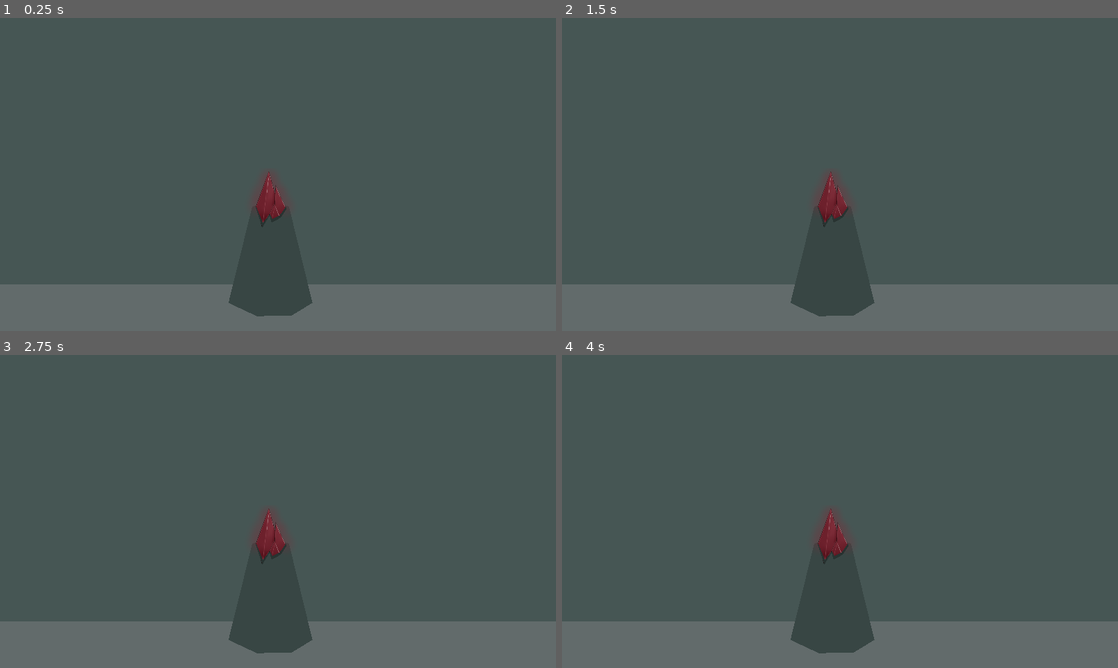
Above: before the commit, frames 1-4 (two rows, left to right).
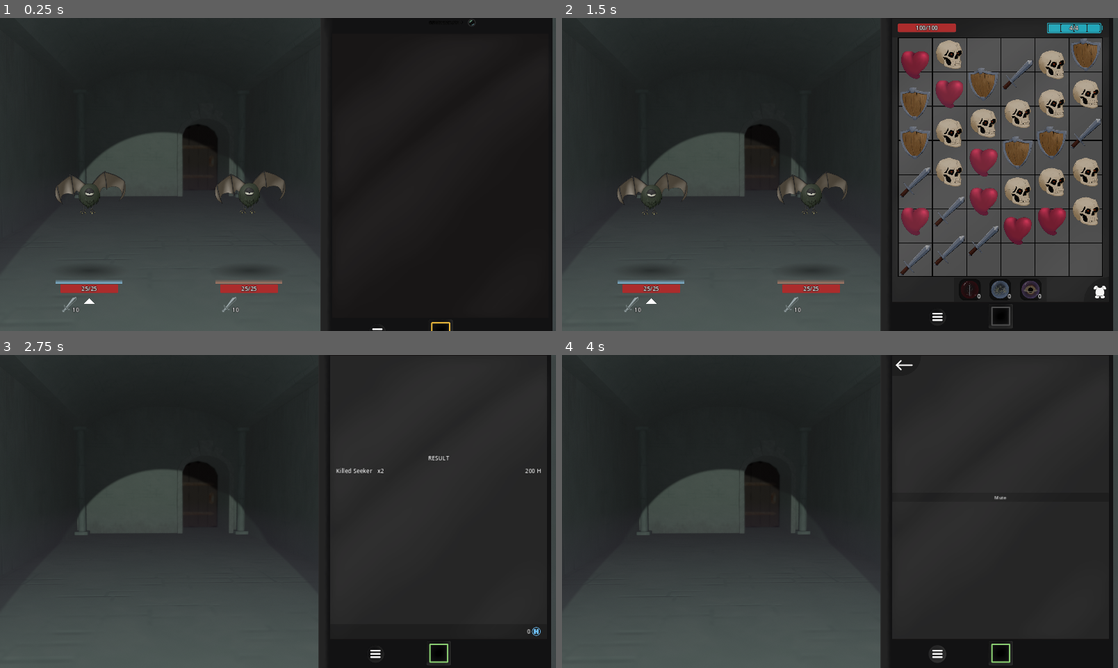
Above: after the commit, the same moments.

Repository: WcOnR/your-mom-is-the-dungeon-lord
Game: Godot game, scene res://game_objects/rooms/world.tscn
Two runs of this game, one before a commit and one after it. Both use one fixed random seed, a clock stepped at 60 frames per second and the inputs below. The engine's default icon, where the game draws it, is replaced by a stand-in: a white triangle on a blue panel in a dark square.
Inputs (mouse positions are in pixels of both pictures, inside the frame that each line leads up to):
- Up to frame 1 (0.25 s): no input
- Up to frame 2 (1.5 s): click (1001, 315) at 0.52 s; move the mouse to (962, 158) at 1.27 s; press the mouse at (962, 158) at 1.28 s; hold W from 1.28 s (still down)
- Up to frame 3 (2.75 s): move the mouse to (166, 527) at 2.02 s; release W at 2.03 s; release the mouse at (166, 527) at 2.03 s; click (166, 527) at 2.1 s
- Up to frame 4 (4 s): tap Enter at 2.75 s; move the mouse to (895, 442) at 2.77 s; press the mouse at (895, 442) at 2.78 s; hold W 2.78-3.5 s; release the mouse at (895, 442) at 3.5 s; click (940, 655) at 3.52 s

The runs differ from the first frame. In frame 1, 82% of the frame differs, in the area x 0-100%, y 0-100%; in frame 2, 64%; in frame 3, 81%; in frame 4, 81%.

Commit message:
Fixed load order

Diff:
--- a/game_objects/components/inventory_comp.gd
+++ b/game_objects/components/inventory_comp.gd
@@ -12,11 +12,12 @@
 func _ready() -> void:
 	for slot in _slots:
 		slot = ItemPack.new(null)
-	var consumabl_presets := SettingsManager.settings.consumabl_presets
+	var settings := SettingsManager.get_settings()
+	var consumabl_presets := settings.consumabl_presets
 	for preset in consumabl_presets:
 		_consumabls.append(ItemPack.new(preset))
-	_consumabls.append(ItemPack.new(SettingsManager.settings.currency))
-	var booster_presets := SettingsManager.settings.booster_presets
+	_consumabls.append(ItemPack.new(settings.currency))
+	var booster_presets := settings.booster_presets
 	for preset in booster_presets:
 		_boosters.append(ItemPack.new(preset))
 
@@ -43,7 +44,7 @@
 
 
 func add_currency(count : int) -> void:
-	var pack := ItemPack.new(SettingsManager.settings.currency)
+	var pack := ItemPack.new(SettingsManager.get_settings().currency)
 	pack.count = count
 	add_pack(pack)
 
@@ -74,7 +75,7 @@
 	var is_equipment := type == ItemPreset.Type.EQUIP or type ==ItemPreset.Type.SUPER_EQUIP
 	var can_be_pickup := not is_equipment or is_fit_in_slots(pack.item_preset)
 	if can_be_pickup:
-		var settings := SettingsManager.settings
+		var settings := SettingsManager.get_settings()
 		var super_metadata : Array[EquipMetadata] = []
 		for slot in get_slots():
 			if slot != null and slot.item_preset.type == ItemPreset.Type.SUPER_EQUIP:
@@ -87,8 +88,9 @@
 
 
 func get_currency_pack() -> ItemPack:
+	var settings := SettingsManager.get_settings()
 	for pack in _consumabls:
-		if pack.item_preset == SettingsManager.settings.currency:
+		if pack.item_preset == settings.currency:
 			return pack
 	return null
 
@@ -102,7 +104,7 @@
 
 
 func _try_add_super_to_slot() -> void:
-	var settings := SettingsManager.settings
+	var settings := SettingsManager.get_settings()
 	for data in settings.equip_data:
 		var has_a : ItemPack = null
 		var has_b : ItemPack = null
@@ -117,7 +119,7 @@
 
 
 func _add_super_to_slot(pack : ItemPack) -> void:
-	var settings := SettingsManager.settings
+	var settings := SettingsManager.get_settings()
 	var metadata : EquipMetadata = null
 	for data in settings.equip_data:
 		if data.super_item_preset == pack.item_preset:
@@ -143,7 +145,7 @@
 
 
 func is_fit_in_slots(item : ItemPreset) -> bool:
-	var max_equip_level := SettingsManager.settings.max_equip_level
+	var max_equip_level := SettingsManager.get_settings().max_equip_level
 	var items : Array[ItemPreset] = []
 	var maxed_items : Array[ItemPreset] = []
 	for slot in _slots:
--- a/game_objects/enemies/battle_line.gd
+++ b/game_objects/enemies/battle_line.gd
@@ -44,7 +44,7 @@
 
 func set_id(id : int) -> void:
 	_id = id
-	$LineColor.modulate = SettingsManager.settings.line_colors[id]
+	$LineColor.modulate = SettingsManager.get_settings().line_colors[id]
 
 
 func get_id() -> int:
--- a/game_objects/field/action_icons/cell_icons.gd
+++ b/game_objects/field/action_icons/cell_icons.gd
@@ -36,6 +36,6 @@
 		_line_id[i].visible = i < count
 		if i < count:
 			var id : int = _shown_lines.keys()[i]
-			_line_id[i].modulate = SettingsManager.settings.line_colors[id]
+			_line_id[i].modulate = SettingsManager.get_settings().line_colors[id]
 			_icons[int(_shown_lines[id])].visible = true
 		i += 1
--- a/game_objects/game_mode/battle_game_mode/reward_calculator.gd
+++ b/game_objects/game_mode/battle_game_mode/reward_calculator.gd
@@ -25,7 +25,7 @@
 
 func get_rewards() -> Array[ItemPack]:
 	var reward : Array[ItemPack] = []
-	var add_consumabl := SettingsManager.settings.consumabl_prob >= randf()
+	var add_consumabl := SettingsManager.get_settings().consumabl_prob >= randf()
 	if add_consumabl:
 		reward.append(_get_consumabl(1)[0])
 	return reward
@@ -33,7 +33,7 @@
 
 func get_equip_choice(inventory : InventoryComp) -> Array[ItemPreset]:
 	var result : Array[ItemPreset] = []
-	for i in SettingsManager.settings.equip_count:
+	for i in SettingsManager.get_settings().equip_count:
 		var equip := _get_equip(inventory, result)
 		if equip:
 			result.append(equip)
@@ -41,7 +41,7 @@
 
 
 func get_shop_items(inventory : InventoryComp) -> Array[ItemPack]:
-	var settings := SettingsManager.settings
+	var settings := SettingsManager.get_settings()
 	var equip_count := randi_range(settings.min_equip_count_in_shop, settings.equip_count)
 	var result : Array[ItemPack] = []
 	var items : Array[ItemPreset] = []
@@ -61,7 +61,7 @@
 
 func _get_consumabl(count : int) -> Array[ItemPack]:
 	var result : Array[ItemPack] = []
-	var settings := SettingsManager.settings
+	var settings := SettingsManager.get_settings()
 	var weights := settings.consumabl_prob_weight.duplicate()
 	for c in count:
 		var preset := _pick_random_with_weight(settings.consumabl_presets, weights)
@@ -78,7 +78,7 @@
 
 
 func _get_equip(inventory : InventoryComp, ignore : Array[ItemPreset]) -> ItemPreset:
-	var settings := SettingsManager.settings
+	var settings := SettingsManager.get_settings()
 	var fav_items : Array[ItemPreset] = []
 	var super_metadata : Array[EquipMetadata] = []
 	for slot in inventory.get_slots():
--- a/game_objects/player/player.tscn
+++ b/game_objects/player/player.tscn
@@ -12,11 +12,10 @@
 [ext_resource type="Resource" uid="uid://b3shf4uktg7h1" path="res://game_objects/items/equip/vampire_heart/sharp_heart.tres" id="7_5vvoe"]
 [ext_resource type="Resource" uid="uid://ddqk5c5b3i0nn" path="res://game_objects/items/equip/double_axe/axe_the_sharpener.tres" id="8_niq4q"]
 [ext_resource type="Resource" uid="uid://4gow4p87dlkh" path="res://game_objects/items/consumabls/consumabl_item_3.tres" id="8_vjwo7"]
-[ext_resource type="Resource" uid="uid://j5sxno483pvb" path="res://game_objects/items/equip/double_axe/shieldbreaker.tres" id="9_sdofp"]
 
 [node name="Player" type="Node" groups=["Player"]]
 script = ExtResource("1_uktum")
-debug_equid = Array[ExtResource("2_xj2dj")]([ExtResource("6_ …(279 unchanged characters)… ource("8_niq4q"), ExtResource("8_niq4q"), ExtResource("8_niq4q"), ExtResource("9_sdofp"), ExtResource("9_sdofp")])
+debug_equid = Array[ExtResource("2_xj2dj")]([ExtResource("6_ …(279 unchanged characters)… ource("8_niq4q"), ExtResource("8_niq4q")])
 
 [node name="HealthComp" parent="." instance=ExtResource("2_561jy")]
 
--- a/game_objects/rooms/normal_progression.tres
+++ b/game_objects/rooms/normal_progression.tres
@@ -17,4 +17,4 @@
 
 [resource]
 script = ExtResource("2_x7iit")
-rooms = Array[ExtResource("1_2lt7t")]([ExtResource("3_b3nxl"), ExtResource("2_03wbd"), ExtResource("2_il1in"), ExtResource("2_il1in"), ExtRe …(457 unchanged characters)…
+rooms = Array[ExtResource("1_2lt7t")]([ExtResource("2_il1in"), ExtResource("2_il1in"), ExtRe …(457 unchanged characters)…
--- a/game_systems/settings_holder.gd
+++ b/game_systems/settings_holder.gd
@@ -1,3 +1,8 @@
 class_name SettingHolder extends Node
 
-@onready var settings : GameSettings = preload("res://game_objects/game_settings.tres")
+var _settings : GameSettings = null
+
+func get_settings() -> GameSettings:
+	if _settings == null:
+		_settings = load("res://game_objects/game_settings.tres")
+	return _settings
--- a/ui/phone/equip_panel/equip_panel.gd
+++ b/ui/phone/equip_panel/equip_panel.gd
@@ -1,7 +1,7 @@
 class_name EquipPanel extends Control
 
-@onready var item_viewers : Array[EquipViewer] = [%Slot1, %Slot2, %Slot3]
-@onready var item_hint : Array[EquipHint] = [%EquipHint1, %EquipHint2, %EquipHint3]
+@onready var item_viewers : Array[EquipViewer] = [$HBoxContainer/HBoxContainer/MarginContainer/Slot1, $HBoxContainer/HBoxContainer2/MarginContainer/Slot2, $HBoxContainer/HBoxContainer3/MarginContainer/Slot3]
+@onready var item_hint : Array[EquipHint] = [$HBoxContainer/HBoxContainer/EquipHint1, $HBoxContainer/HBoxContainer2/EquipHint2, $HBoxContainer/HBoxContainer3/EquipHint3]
 
 var _inventory : InventoryComp = null
 
--- a/ui/phone/equip_panel/equip_panel.tscn
+++ b/ui/phone/equip_panel/equip_panel.tscn
@@ -46,11 +46,9 @@
 theme_override_styles/panel = SubResource("StyleBoxFlat_sicg2")
 
 [node name="Slot1" parent="HBoxContainer/HBoxContainer/MarginContainer" instance=ExtResource("2_nj6ve")]
-unique_name_in_owner = true
 layout_mode = 2
 
 [node name="EquipHint1" parent="HBoxContainer/HBoxContainer" instance=ExtResource("3_oqxpi")]
-unique_name_in_owner = true
 layout_mode = 2
 
 [node name="HBoxContainer2" type="HBoxContainer" parent="HBoxContainer"]
@@ -68,11 +66,9 @@
 theme_override_styles/panel = SubResource("StyleBoxFlat_sicg2")
 
 [node name="Slot2" parent="HBoxContainer/HBoxContainer2/MarginContainer" instance=ExtResource("2_nj6ve")]
-unique_name_in_owner = true
 layout_mode = 2
 
 [node name="EquipHint2" parent="HBoxContainer/HBoxContainer2" instance=ExtResource("3_oqxpi")]
-unique_name_in_owner = true
 layout_mode = 2
 
 [node name="HBoxContainer3" type="HBoxContainer" parent="HBoxContainer"]
@@ -90,9 +86,7 @@
 theme_override_styles/panel = SubResource("StyleBoxFlat_sicg2")
 
 [node name="Slot3" parent="HBoxContainer/HBoxContainer3/MarginContainer" instance=ExtResource("2_nj6ve")]
-unique_name_in_owner = true
 layout_mode = 2
 
 [node name="EquipHint3" parent="HBoxContainer/HBoxContainer3" instance=ExtResource("3_oqxpi")]
-unique_name_in_owner = true
 layout_mode = 2
--- a/ui/phone/equip_panel/equip_viewer.gd
+++ b/ui/phone/equip_panel/equip_viewer.gd
@@ -10,13 +10,14 @@
 	_pack = pack
 	_hint = null
 	$Quality.visible = false
+	var settings := SettingsManager.get_settings()
 	if _pack and _pack.item_preset:
 		var hint_text : String = ""
 		if is_reward:
-			hint_text = SettingsManager.settings.get_reward_equip_hint(_pack)
+			hint_text = settings.get_reward_equip_hint(_pack)
 		else:
-			hint_text = SettingsManager.settings.get_equip_hint(_pack)
-			$Quality.modulate = SettingsManager.settings.get_pack_color(pack)
+			hint_text = settings.get_equip_hint(_pack)
+			$Quality.modulate = settings.get_pack_color(pack)
 			$Quality.visible = true
 		_hint = Hint.new(_pack.item_preset.item_name, hint_text, self)
 
--- a/ui/phone/equipment_panel/equipment_panel.gd
+++ b/ui/phone/equipment_panel/equipment_panel.gd
@@ -1,6 +1,6 @@
 class_name EquipmentPanel extends Container
 
-@onready var panel : EquipPanel = %EquipPanel
+@onready var panel : EquipPanel = $MarginContainer/SlotsContainer/EquipPanel
 @onready var coin_panel : CoinPanel = %CoinPanel
 
 func _ready() -> void:
--- a/ui/phone/equipment_panel/equipment_panel.tscn
+++ b/ui/phone/equipment_panel/equipment_panel.tscn
@@ -29,7 +29,6 @@
 size_flags_vertical = 3
 
 [node name="EquipPanel" parent="MarginContainer/SlotsContainer" instance=ExtResource("1_s15xe")]
-unique_name_in_owner = true
 layout_mode = 2
 size_flags_horizontal = 4
 
--- a/ui/widgets/consum_info_small.gd
+++ b/ui/widgets/consum_info_small.gd
@@ -12,6 +12,6 @@
 
 
 func _on_items_update() -> void:
-	var items := SettingsManager.settings.consumabl_presets
+	var items := SettingsManager.get_settings().consumabl_presets
 	for i in items.size():
 		info[i].set_pack(_inventory.get_pack(items[i]))
--- a/ui/widgets/equip_hint.gd
+++ b/ui/widgets/equip_hint.gd
@@ -1,4 +1,6 @@
 class_name EquipHint extends MarginContainer
+
+@onready var description_label : Label = $HintContainer/DescriptionLabel
 
 
 func clear() -> void:
@@ -9,12 +11,13 @@
 func set_equip(pack : ItemPack, is_reward : bool) -> void:
 	if pack and pack.item_preset:
 		var hint_text : String = ""
+		var settings := SettingsManager.get_settings()
 		if is_reward:
-			hint_text = SettingsManager.settings.get_reward_equip_hint(pack)
+			hint_text = settings.get_reward_equip_hint(pack)
 		else:
-			hint_text = SettingsManager.settings.get_equip_hint(pack)
+			hint_text = settings.get_equip_hint(pack)
 		%NameLabel.text = pack.item_preset.item_name
-		%DescriptionLabel.text = hint_text
+		description_label.text = hint_text
 		%EmptySlot.visible = false
 		%HintContainer.visible = true
 	else:
@@ -24,6 +27,6 @@
 
 func set_item(item_preset : ItemPreset) -> void:
 	%NameLabel.text = item_preset.item_name
-	%DescriptionLabel.text = item_preset.item_description
+	description_label.text = item_preset.item_description
 	%EmptySlot.visible = false
 	%HintContainer.visible = true
--- a/ui/widgets/equip_hint.tscn
+++ b/ui/widgets/equip_hint.tscn
@@ -20,7 +20,6 @@
 label_settings = ExtResource("1_52gxq")
 
 [node name="DescriptionLabel" type="Label" parent="HintContainer"]
-unique_name_in_owner = true
 custom_minimum_size = Vector2(500, 0)
 layout_mode = 2
 text = "Your base attack increase by 150%. And shields breaks like doesn't exist."
Not shown: 1 places in game_objects/player/player.tscn that only renumber resources
